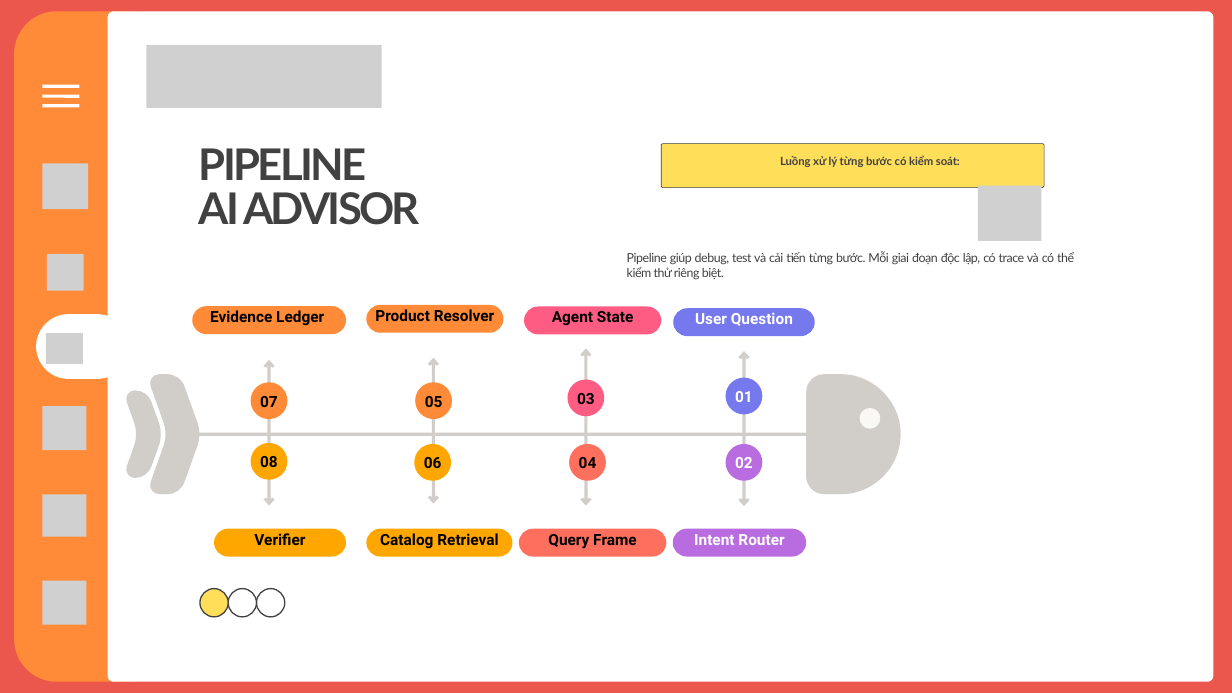
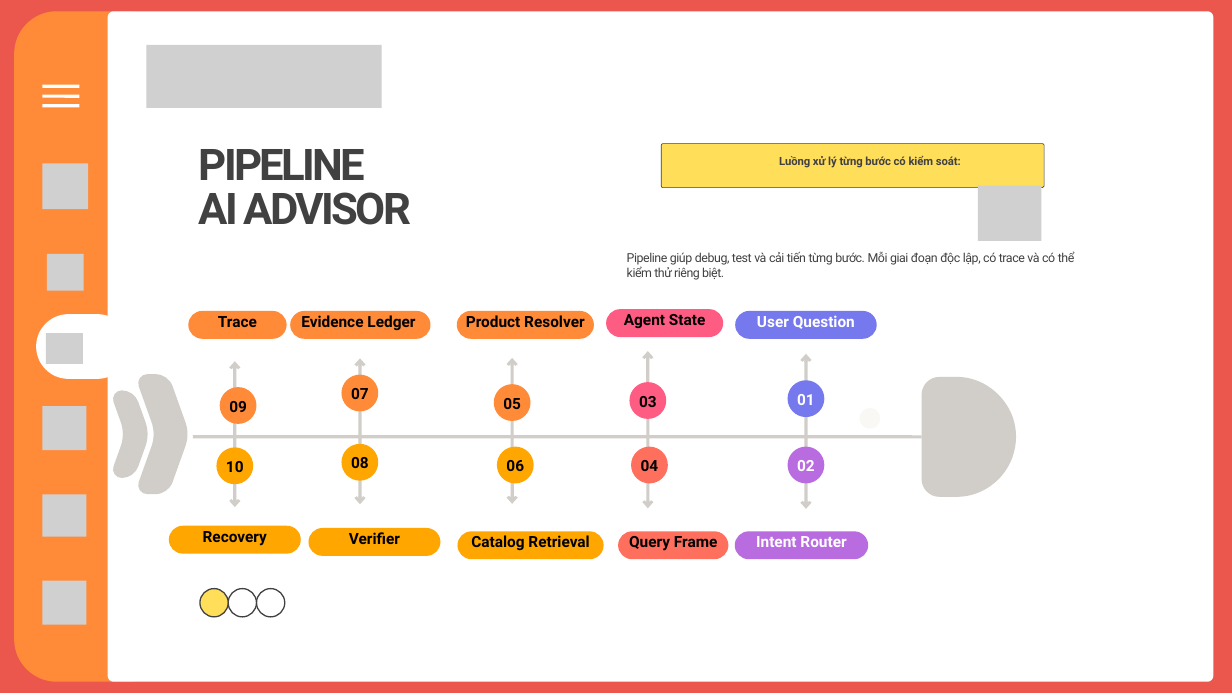
Before and after one commit to mindu2kk/Internship, a slide deck: slide 9 of Documents/FinalReport/B23DCCE022_Slide thuyết trình.pptx (slide 10 before the commit). Drawn at 1232x693 pixels with LibreOffice and Linux fonts; fonts in the diff are those of the drawing; grey boxes stand for pictures. Boxes give left, top, right and bottom in pixels: in the first picture for what was removed or moved away, otherwise in the second. Text is boxed around its words. In the diff, an @@ line names an element or a change of style, - is before the commit and + after.

```diff
--- a/Documents/FinalReport/B23DCCE022_Slide thuyết trình.pptx
+++ b/Documents/FinalReport/B23DCCE022_Slide thuyết trình.pptx
@@ font Lato to Roboto in 3 elements at (x1=199, y1=149, x2=411, y2=225), (x1=627, y1=251, x2=1075, y2=280), (x1=779, y1=156, x2=961, y2=168) @@
@@ text "Agent State" moved from (x1=552, y1=311, x2=633, y2=325) to (x1=624, y1=314, x2=705, y2=328) @@
@@ freeform shape added at (x1=188, y1=311, x2=287, y2=339), fill #FF8A38 @@
@@ text added at (x1=218, y1=316, x2=257, y2=327), 18 pt, text #000000, bold @@
+Trace
@@ text "Evidence Ledger" moved from (x1=210, y1=310, x2=324, y2=326) to (x1=301, y1=315, x2=415, y2=331) @@
@@ freeform shape resized from (x1=192, y1=306, x2=346, y2=334) to (x1=290, y1=311, x2=431, y2=339) @@
@@ 2 texts, 2 freeform shapes moved together from (x1=367, y1=305, x2=513, y2=556) to (x1=457, y1=311, x2=604, y2=559) @@
@@ freeform shape resized from (x1=524, y1=307, x2=662, y2=334) to (x1=606, y1=309, x2=723, y2=337) @@
@@ 2 freeform shapes, 1 text moved together from (x1=567, y1=308, x2=815, y2=416) to (x1=630, y1=311, x2=877, y2=419) @@
@@ 1 text, 1 freeform shape, 1 double arrow moved together from (x1=251, y1=360, x2=288, y2=506) to (x1=341, y1=359, x2=378, y2=505) @@
@@ freeform shape moved from (x1=150, y1=374, x2=200, y2=494) to (x1=138, y1=374, x2=187, y2=494) @@
@@ freeform shape added at (x1=220, y1=387, x2=257, y2=424), fill #FF8A38 @@
@@ double arrow added from (235, 361) to (235, 507), #D1CECA 3.75 pt @@
@@ freeform shape moved from (x1=251, y1=383, x2=288, y2=419) to (x1=341, y1=375, x2=378, y2=411) @@
@@ text "07" moved from (x1=260, y1=396, x2=278, y2=407) to (x1=351, y1=388, x2=369, y2=399) @@
@@ 1 text, 1 double arrow, 1 freeform shape moved together from (x1=415, y1=358, x2=452, y2=504) to (x1=494, y1=358, x2=531, y2=504) @@
@@ 2 texts, 1 double arrow, 1 freeform shape moved together from (x1=577, y1=349, x2=763, y2=506) to (x1=639, y1=351, x2=825, y2=508) @@
@@ freeform shape moved from (x1=806, y1=374, x2=901, y2=494) to (x1=922, y1=376, x2=1016, y2=496) @@
@@ freeform shape moved from (x1=126, y1=391, x2=161, y2=478) to (x1=113, y1=391, x2=148, y2=478) @@
@@ text added at (x1=229, y1=401, x2=247, y2=412), 18 pt, text #000000, bold @@
+09
@@ line moved from (195, 434) - (837, 434) to (193, 437) - (922, 437) @@
@@ freeform shape added at (x1=216, y1=447, x2=253, y2=484), fill #FFA600 @@
@@ freeform shape moved from (x1=415, y1=444, x2=452, y2=481) to (x1=497, y1=447, x2=534, y2=484) @@
@@ text "06" moved from (x1=424, y1=457, x2=442, y2=468) to (x1=506, y1=460, x2=524, y2=471) @@
@@ text added at (x1=226, y1=461, x2=244, y2=472), 18 pt, text #000000, bold @@
+10
@@ freeform shape added at (x1=169, y1=525, x2=301, y2=553), fill #FFA600 @@
@@ text added at (x1=203, y1=531, x2=267, y2=546), 18 pt, text #000000, bold @@
+Recovery
@@ text "Verifier" moved from (x1=254, y1=533, x2=305, y2=545) to (x1=349, y1=532, x2=400, y2=544) @@
@@ freeform shape moved from (x1=214, y1=529, x2=346, y2=556) to (x1=309, y1=528, x2=440, y2=556) @@
@@ text "Query Frame" moved from (x1=548, y1=534, x2=637, y2=549) to (x1=629, y1=536, x2=718, y2=551) @@
@@ freeform shape resized from (x1=519, y1=529, x2=666, y2=556) to (x1=618, y1=532, x2=728, y2=559) @@
@@ 3 texts, 3 freeform shapes, 1 double arrow moved together from (x1=569, y1=351, x2=806, y2=556) to (x1=631, y1=354, x2=869, y2=559) @@
```
Also in this commit, not shown: 18 other slides changed, 1 slide removed.
